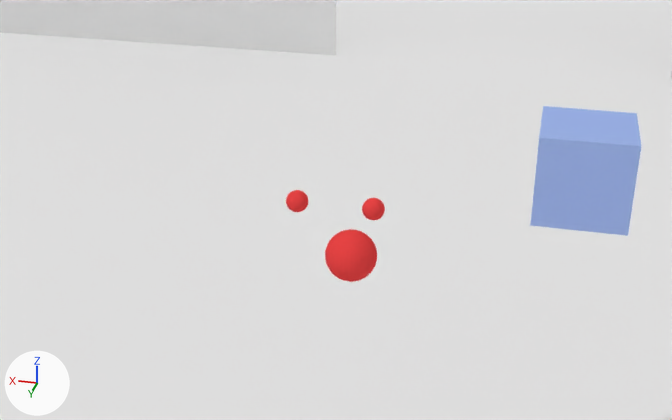
One commit to the Blender file vl.vlabs.com.ua/models/vlab.base/vlab.base.blend: the scene before it, then after it.
Both versions are drawn from a camera (50 mm lens) standing at (-0.344, 1.537, 1.648) and looking at (0.037, -0.031, 0.878). The axes (+X, +Y, +Z) are drawn at lower left. The lights are the same throughout.

The older version as bpy lines, for what is in view:
```python
me_cube = bpy.data.meshes.new('Cube')
me_cube.from_pydata(...)  # a box spanning x -0.193..0.0, y -0.193..0.0, z 0.0..0.193
me_cube.materials.append(mat_cubeinteractivematerial)  # blue #9db4e7
me_plane = bpy.data.meshes.new('Plane')
me_plane.from_pydata([(6.91, 6.91, 0.0), (-6.91, 6.91, 0.0), (6.91, -6.91, 0.0), (-6.91, -6.91, 0.0)], [], [(0, 1, 3, 2)])
me_plane.materials.append(mat_material_001)  # its picture is missing
me_plane_001 = bpy.data.meshes.new('Plane.001')
me_plane_001.from_pydata([(-2.0, 0.0, 3.0), (2.0, 0.0, 3.0), (-2.0, 0.0, 0.0), (2.0, 0.0, 0.0)], [], [(0, 1, 3, 2)])
me_plane_001.materials.append(mat_material_003)  # its picture is missing
ob_cubeinteractive = bpy.data.objects.new('CubeInteractive', me_cube)
ob_cubeinteractive.location = (-0.326, -0.227, 0.792)
ob_plane = bpy.data.objects.new('Plane', me_plane)
ob_plane.location = (0.0, 0.0, 0.0)
ob_wall1 = bpy.data.objects.new('wall1', me_plane_001)
ob_wall1.location = (3.0, -4.0, 0.0)
# also in view: 'Sphere' at (0.0, 0.0, 0.8)
```
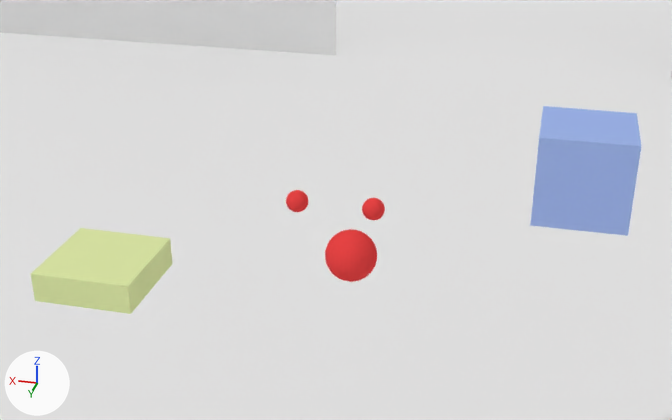
Pixel boxes [x1, y1, x2, y2] of what changed, in the pictures (672 x 420 px):
'CubeResponosive', added (green)
    after: [31, 228, 172, 314]

Patch to the scene script:
```diff
--- a/vl.vlabs.com.ua/models/vlab.base/vlab.base.blend.py
+++ b/vl.vlabs.com.ua/models/vlab.base/vlab.base.blend.py
@@ mat_material_004 @@
+mat_material_004 = diffuse_material('Material.004')
+mat_material_004.base_color = (0.712, 0.8, 0.38)  # green #dbe7a6
@@ me_cube_001 @@
+me_cube_001.from_pydata(...)  # a box spanning x -0.097..0.097, y -0.097..0.097, z -0.029..0.029
+me_cube_001.materials.append(mat_material_004)  # green #dbe7a6
@@ ob_cuberesponosive @@
+ob_cuberesponosive = bpy.data.objects.new('CubeResponosive', me_cube_001)
+ob_cuberesponosive.location = (0.457, 0.121, 0.776)
```
